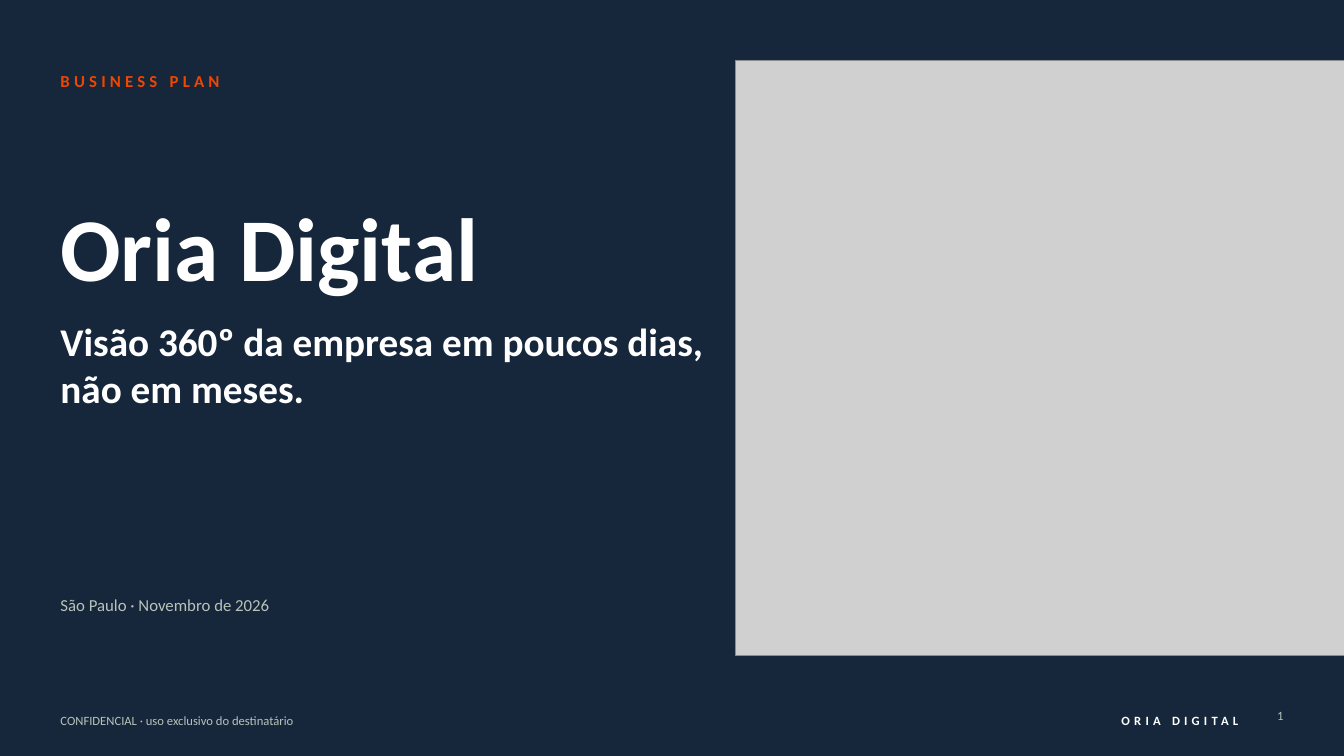
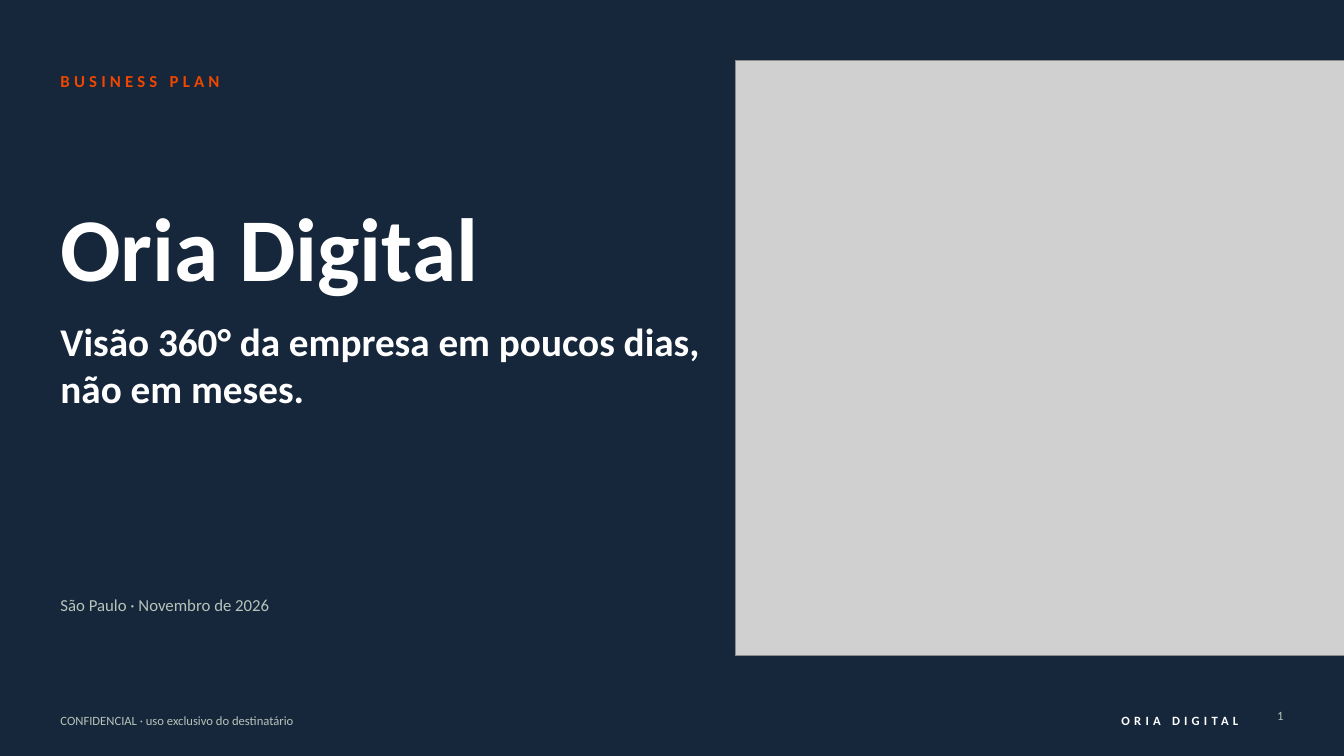
Before and after one commit to rodrigovaroto-wq/Oria-Digital, a slide deck: slide 1 of Apresentações/Business Plan Oria Digital/1_entrega/Business_Plan_Oria_Digital_v3.pptx. Drawn at 1344x756 pixels with LibreOffice and Linux fonts; fonts in the diff are those of the drawing; grey boxes stand for pictures. Boxes give left, top, right and bottom in pixels: in the first picture for what was removed or moved away, otherwise in the second. Text is boxed around its words. In the diff, an @@ line names an element or a change of style, - is before the commit and + after.

```diff
--- a/Apresentações/Business Plan Oria Digital/1_entrega/Business_Plan_Oria_Digital_v3.pptx
+++ b/Apresentações/Business Plan Oria Digital/1_entrega/Business_Plan_Oria_Digital_v3.pptx
@@ text at bbox=[60, 328, 700, 362]: text changed @@
-Visão 360º da empresa em poucos dias,
+Visão 360° da empresa em poucos dias,
```
Also in this commit, not shown: 9 other slides changed, 19 other files.
